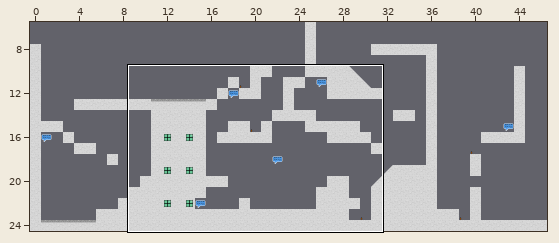
Tiled map, stored at maps/level_one.tmx. Above, an overview of the earlier version with the close-up marked.
Close-up. Before the commit:
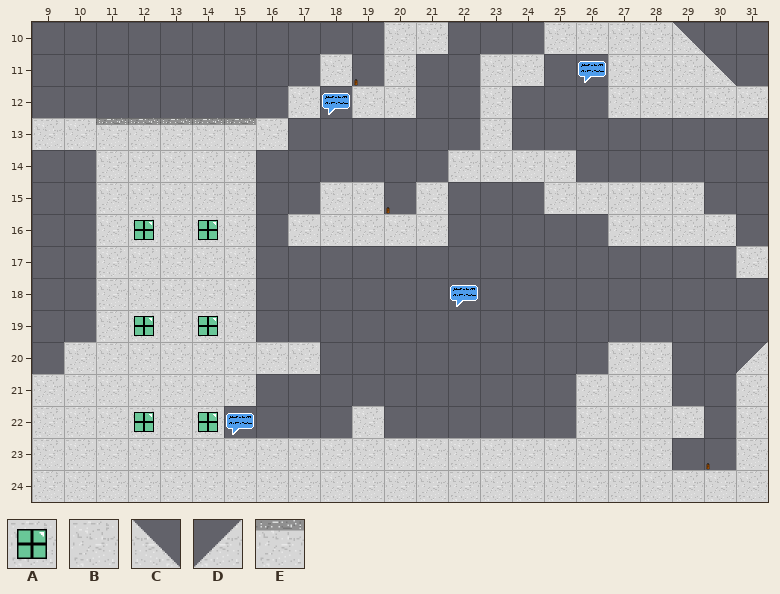
Cells are 128x128 px. Shown: x 9..31, y 10..24.
Key: from "city_tiles": A 5 "concrete-window", B 6 "concrete-middle", C 7 "concrete-slant-left", D 8 "concrete-slant-right", E 9 "concrete-top".
_ is an empty cell.
Layers that did not change in this view are not listed.
Layer "Platforms" before, first column x 9:
10 ___________BB___BBBBC__
11 _________B_B__BB__BBBC_
12 ________B_BB__B___BBBBB
13 BBEEEEEB______B________
14 __BBBBB______BBBB______
15 __BBBBB__BB_B___BBBBB__
16 __BABAB_BBBBB_____BBBB_
17 __BBBBB_______________B
18 __BBBBB________________
19 __BABAB________________
20 _BBBBBBBB_________BB__D
21 BBBBBBB__________BBB__B
22 BBBABA____B______BBBB_B
23 BBBBBBBBBBBBBBBBBBBB__B
24 BBBBBBBBBBBBBBBBBBBBBBB
New version:
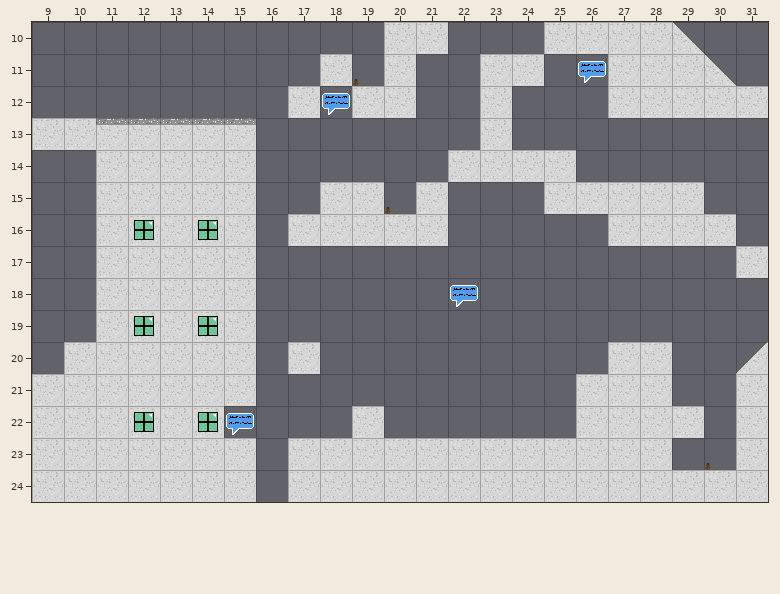
The exact change:
Changed rows in their new state; . is an unchanged cell.
Layer "Platforms":
first column x 16:
13 _
first column x 16:
20 _
23 _
24 _
